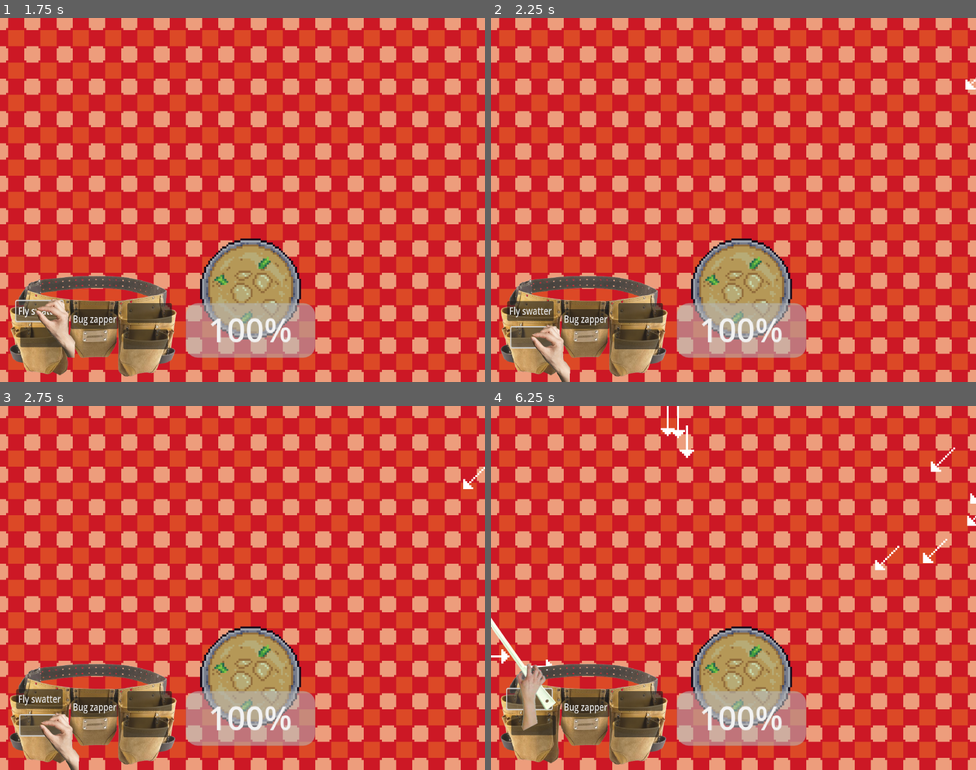
Above: before the commit, frames 1-4 (two rows, left to right).
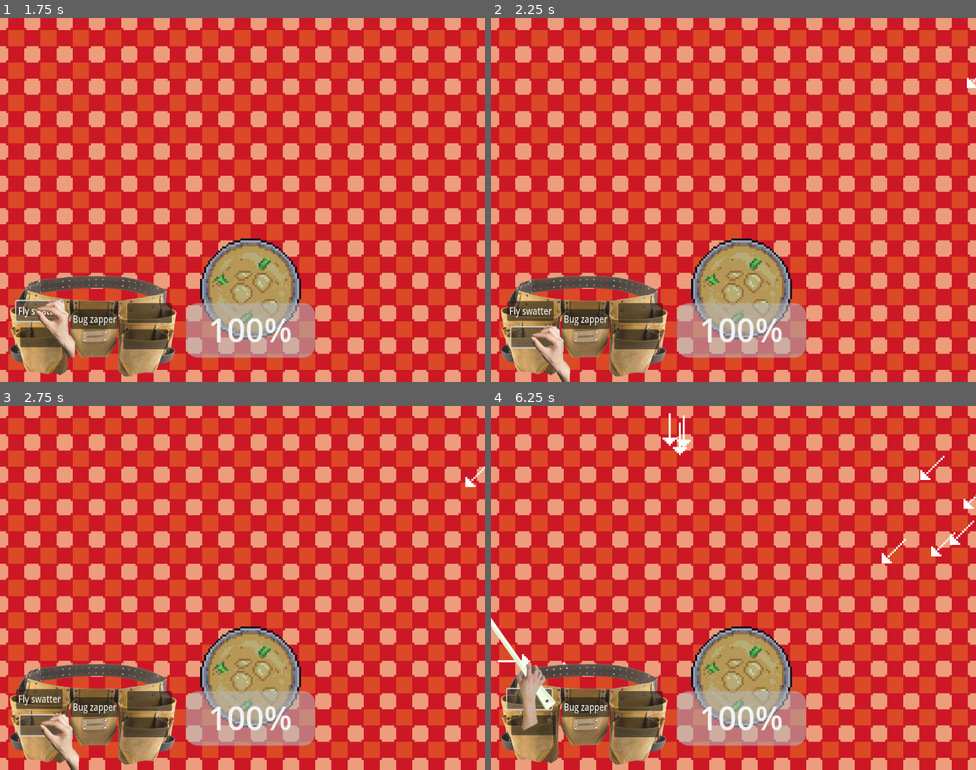
Above: after the commit, the same moments.

Repository: mattismoel/rage-room
Game: Godot game, scene res://scenes/game.tscn
The game is run twice, just before and just after one commit, with the same random seed, the same clock (stepped at 60 frames per second) and the same inputs.
Inputs (mouse positions are in pixels of both pictures, inside the frame that each line leads up to):
- Up to frame 1 (1.75 s): click "Fly swatter" at 0.5 s; click (38, 312) at 1.25 s
- Up to frame 2 (2.25 s): click (534, 338) at 2 s
- Up to frame 3 (2.75 s): no input
- Up to frame 4 (6.25 s): click "Bug zapper" at 2.75 s; click (583, 708) at 3.5 s; click (636, 726) at 4.25 s; click (641, 700) at 5 s; click "Fly swatter" at 5.75 s

Frame 1 is identical in both runs. In frame 2, less than 0.1% of the frame differs, in the area x 97-100%, y 16-20%; in frame 3, less than 0.1%; in frame 4, 1.0%, in the area x 0-100%, y 0-74%.

Commit message:
fix ant speed variance not being set

Diff:
--- a/scenes/insects/ant/ant.tscn
+++ b/scenes/insects/ant/ant.tscn
@@ -220,7 +220,6 @@
 
 [node name="Ant" type="Node2D" node_paths=PackedStringArray("_target_zone")]
 script = ExtResource("1_jvi1b")
-_speed_variance = 0.0
 _target_zone = NodePath("TargetZone")
 
 [node name="TargetZone" type="Area2D" parent="."]
